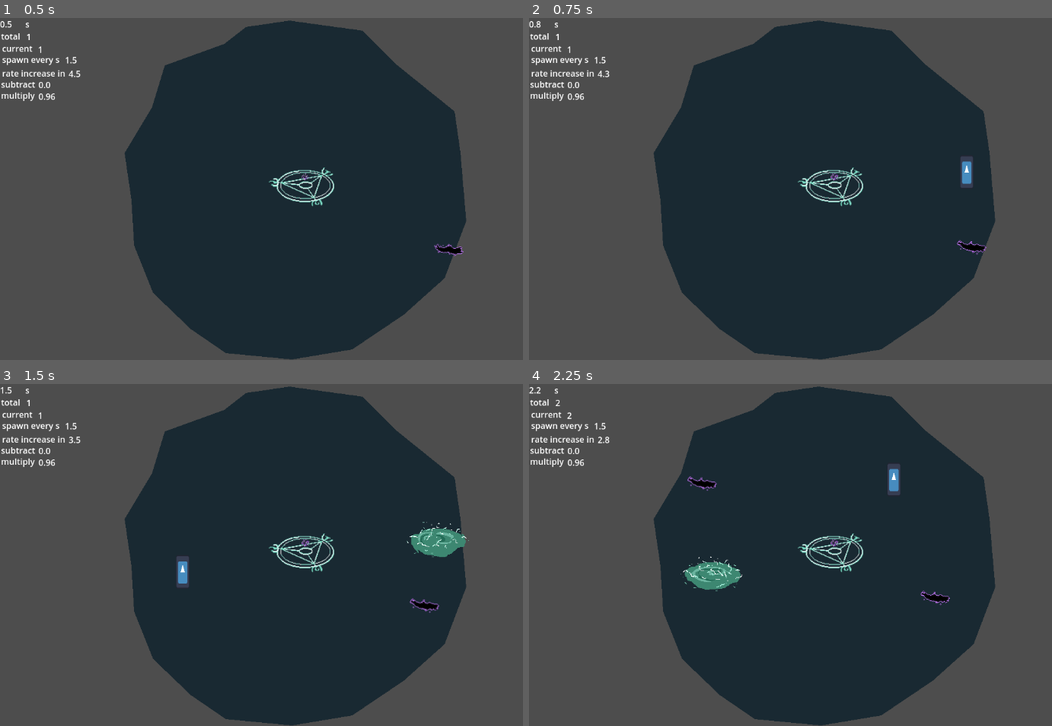
Above: before the commit, frames 1-4 (two rows, left to right).
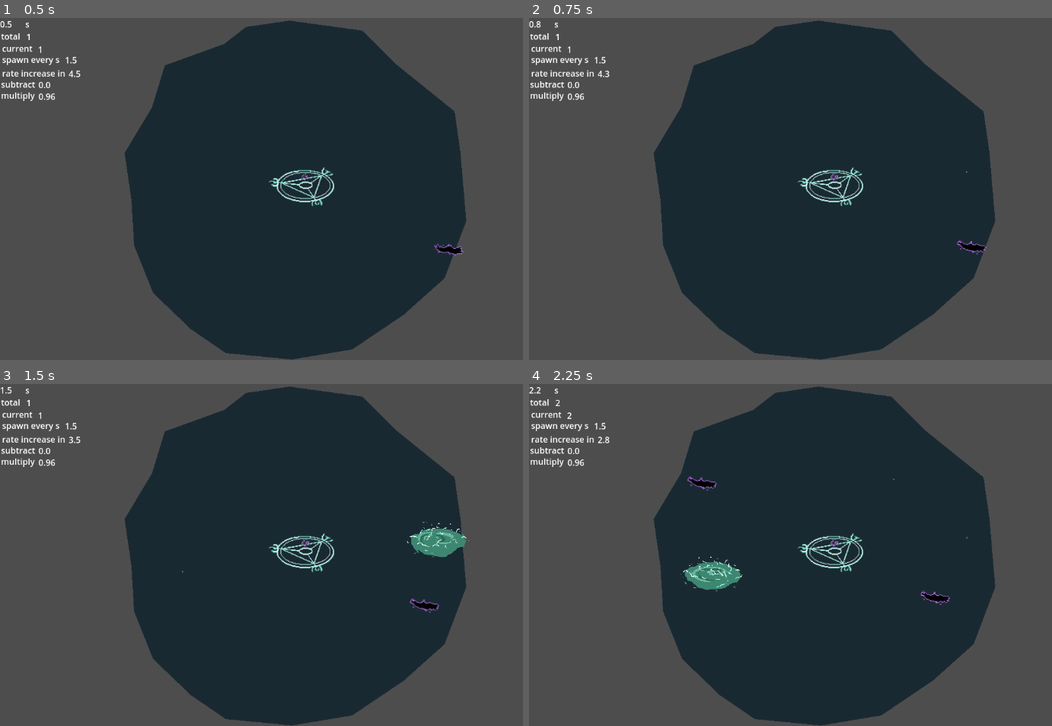
Above: after the commit, the same moments.

Repository: alifeee/loop
Game: Godot game, scene res://scenes/main.tscn
The game is run twice, just before and just after one commit, with the same random seed, the same clock (stepped at 60 frames per second) and the same inputs. The engine's default icon, where the game draws it, is replaced by a stand-in: a white triangle on a blue panel in a dark square.
Inputs (mouse positions are in pixels of both pictures, inside the frame that each line leads up to):
- Up to frame 1 (0.5 s): no input
- Up to frame 2 (0.75 s): move the mouse to (968, 171) at 0.52 s; click (968, 171) at 0.67 s
- Up to frame 3 (1.5 s): move the mouse to (183, 572) at 1.27 s; click (183, 572) at 1.42 s
- Up to frame 4 (2.25 s): move the mouse to (895, 479) at 2.02 s; click (895, 479) at 2.17 s

Frame 1 is identical in both runs. In frame 2, 0.2% of the frame differs, in the area x 82-85%, y 40-50%; in frame 3, 0.2%; in frame 4, 0.2%, in the area x 34-84%, y 23-56%.

Commit message:
feat: pixel

Diff:
--- a/scenes/loop_segment.tscn
+++ b/scenes/loop_segment.tscn
@@ -1,7 +1,42 @@
-[gd_scene load_steps=2 format=3 uid="uid://cxikwibxofj3t"]
+[gd_scene load_steps=6 format=3 uid="uid://cxikwibxofj3t"]
 
-[ext_resource type="Texture2D" uid="uid://wajv0p62nlg7" path="res://icon.svg" id="1_wfudo"]
+[ext_resource type="Texture2D" uid="uid://8o8q8sw1ljg4" path="res://assets/animations/loop-effect/mouse-animation.png" id="2_msd48"]
 
-[node name="LoopSegment" type="Sprite2D"]
+[sub_resource type="AtlasTexture" id="AtlasTexture_wfudo"]
+atlas = ExtResource("2_msd48")
+region = Rect2(0, 0, 34, 34)
+
+[sub_resource type="AtlasTexture" id="AtlasTexture_msd48"]
+atlas = ExtResource("2_msd48")
+region = Rect2(34, 0, 34, 34)
+
+[sub_resource type="AtlasTexture" id="AtlasTexture_2hbv0"]
+atlas = ExtResource("2_msd48")
+region = Rect2(0, 34, 34, 34)
+
+[sub_resource type="SpriteFrames" id="SpriteFrames_m5s2p"]
+animations = [{
+"frames": [{
+"duration": 1.0,
+"texture": SubResource("AtlasTexture_wfudo")
+}, {
+"duration": 1.0,
+"texture": SubResource("AtlasTexture_msd48")
+}, {
+"duration": 1.0,
+"texture": SubResource("AtlasTexture_2hbv0")
+}],
+"loop": true,
+"name": &"default",
+"speed": 5.0
+}, {
+"frames": [],
+"loop": true,
+"name": &"new_animation",
+"speed": 5.0
+}]
+
+[node name="LoopSegment" type="AnimatedSprite2D"]
 scale = Vector2(0.205, 0.495)
-texture = ExtResource("1_wfudo")
+sprite_frames = SubResource("SpriteFrames_m5s2p")
+autoplay = "default"
--- a/scripts/player.gd
+++ b/scripts/player.gd
@@ -24,7 +24,7 @@
 
 func add_mouse_position(v2: Vector2):
 	mouse_positions.append(v2)
-	var loop: Sprite2D = packed_loop_segment.instantiate()
+	var loop: AnimatedSprite2D = packed_loop_segment.instantiate()
 	loop.position = v2
 	loop_segments.append(loop)
 	add_child(loop)
